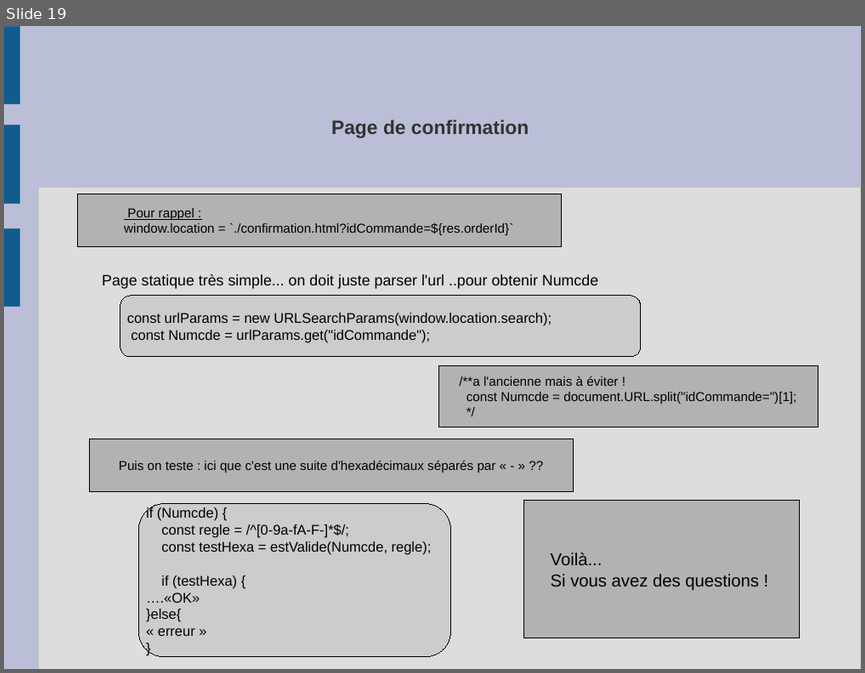
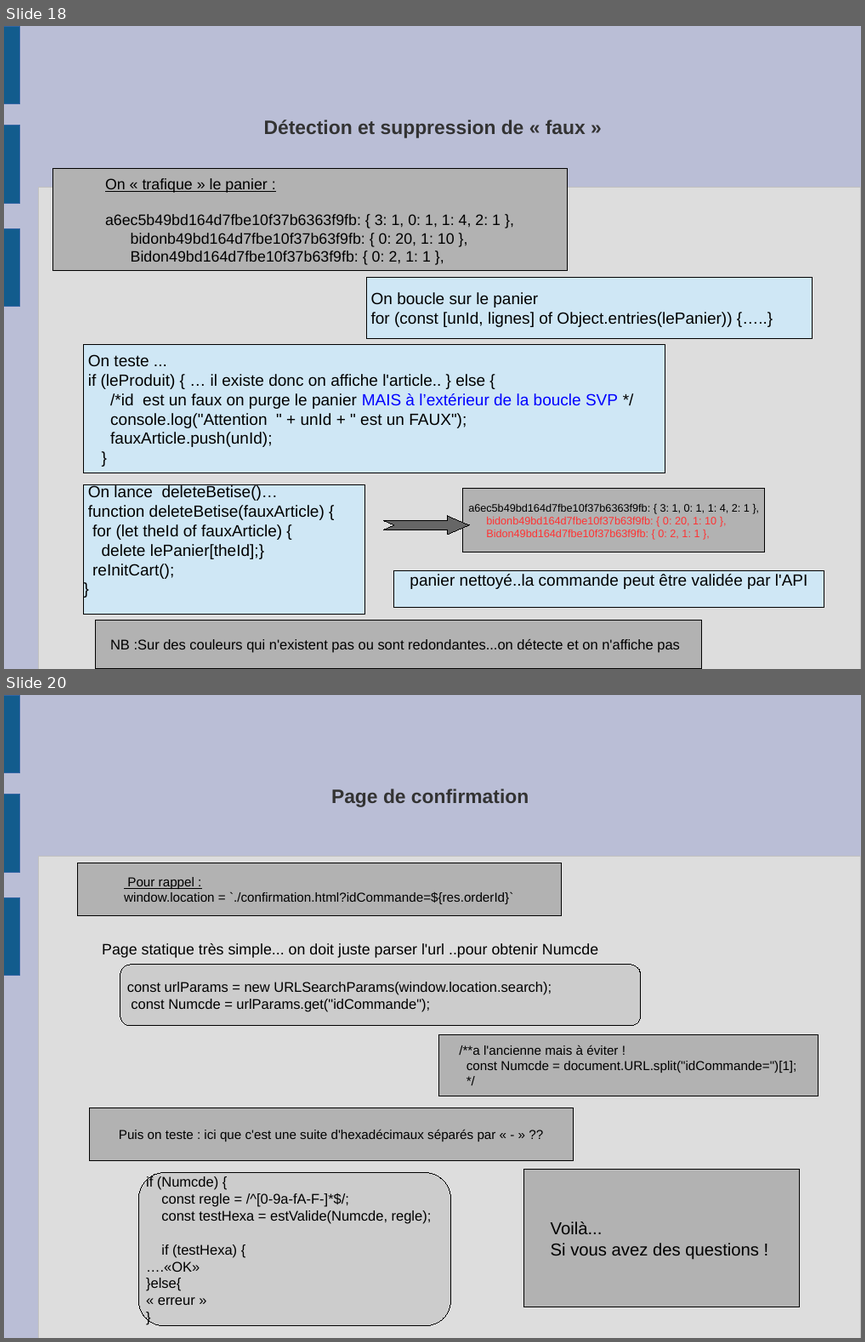
Before and after one commit to brunoMarquet/brunoMarquet_p5_2004_2021, a slide deck: presentation_p5.odp. Shown one above the other, each under a label of ours: slide 19 before the commit, slides 18 and 20 after it; the slides between them are not shown. The pictures are 865x673 and 865x1342 pixels, drawn with LibreOffice and Linux fonts; fonts in the diff are those of the drawing. Boxes give left, top, right and bottom in pixels: in the first picture for what was removed or moved away, otherwise in the second. Text is boxed around its words. In the diff, an @@ line names an element or a change of style, - is before the commit and + after.

```diff
--- a/presentation_p5.odp
+++ b/presentation_p5.odp
@@ slide 18 added at <box>4,26,861,669</box>, background #BABED6; not listed: 4 template elements that a slide beside it also shows @@
@@ title added at <box>264,120,585,138</box>, 18 pt, text #333333, bold @@
+Détection et suppression de « faux »
@@ rectangle added at <box>53,168,567,271</box>, fill #B2B2B2, outline #000000 0 pt, 14 pt, text #000000 @@
+On « trafique » le panier :
+a6ec5b49bd164d7fbe10f37b6363f9fb: { 3: 1, 0: 1, 1: 4, 2: 1 },
+bidonb49bd164d7fbe10f37b63f9fb: { 0: 20, 1: 10 },
+Bidon49bd164d7fbe10f37b63f9fb: { 0: 2, 1: 1 },
@@ rectangle added at <box>366,277,812,339</box>, fill #CFE7F5, outline #000000 0 pt, 15 pt, text #000000 @@
+On boucle sur le panier
+for (const [unId, lignes] of Object.entries(lePanier)) {…..}
@@ rectangle added at <box>83,344,664,472</box>, fill #CFE7F5, outline #000000 0 pt, 15 pt, text #000000 @@
+On teste ...
+if (leProduit) { … il existe donc on affiche l'article.. } else {
+/*id est un faux on purge le panier MAIS à l’extérieur de la boucle SVP */
+console.log("Attention " + unId + " est un FAUX");
+fauxArticle.push(unId);
+}
@@ rectangle added at <box>83,486,364,614</box>, fill #CFE7F5, outline #000000 0 pt, 15 pt, text #000000 @@
+On lance deleteBetise()…
+function deleteBetise(fauxArticle) {
+for (let theId of fauxArticle) {
+delete lePanier[theId];}
+reInitCart();
+}
@@ rectangle added at <box>464,488,765,551</box>, fill #B2B2B2, outline #000000 0 pt, 10 pt, text #FF3333 @@
+a6ec5b49bd164d7fbe10f37b6363f9fb: { 3: 1, 0: 1, 1: 4, 2: 1 },
+bidonb49bd164d7fbe10f37b63f9fb: { 0: 20, 1: 10 },
+Bidon49bd164d7fbe10f37b63f9fb: { 0: 2, 1: 1 },
@@ freeform shape added at <box>383,516,469,534</box>, fill #666666, outline #000000 0 pt @@
@@ rectangle added at <box>394,571,824,607</box>, fill #CFE7F5, outline #000000 0 pt, 15 pt, text #000000 @@
+panier nettoyé..la commande peut être validée par l'API
@@ rectangle added at <box>96,620,702,669</box>, fill #B2B2B2, outline #000000 0 pt, 13 pt, text #000000 @@
+NB :Sur des couleurs qui n'existent pas ou sont redondantes...on détecte et on n'affiche pas
@@ what was slide 19 is now slide 20 @@
```
Also in this commit, not shown: 10 slides changed, 2 other files.
